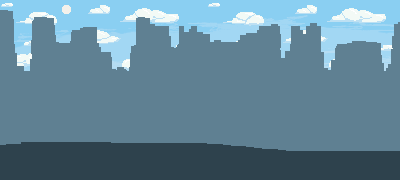
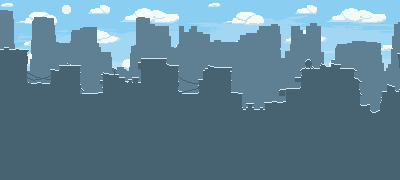
Layers edited between the first and the second 400px x 180px image:
showed "Layer 16", painted on it over [0, 47, 400, 180]
painted on "Layer 12" over [0, 142, 400, 180]
moved "Layer 14" into group "Group 1", painted on it over [0, 47, 395, 95]
renamed "Layer 2" to "Layer 17", painted on it over [0, 47, 400, 180]
